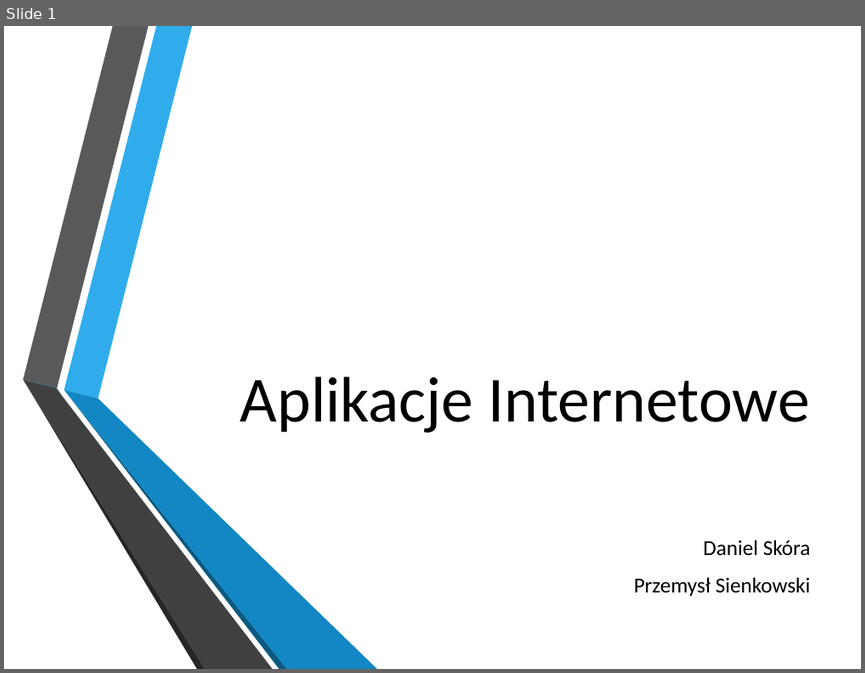
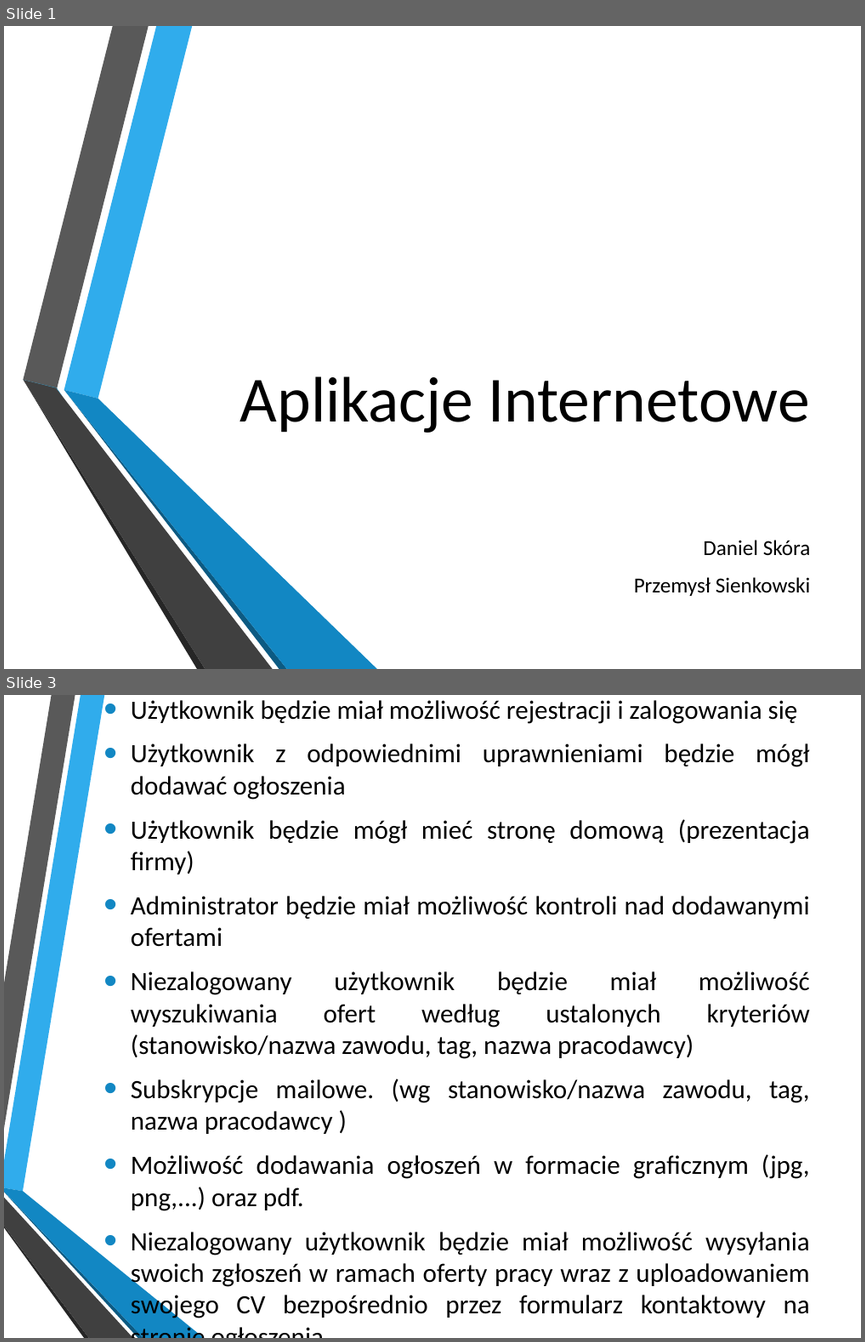
Before and after one commit to psienko/job_finder, a slide deck: prezentacja-AI.pptx. Shown one above the other, each under a label of ours: slide 1 before the commit, slides 1 and 3 after it; the slides between them are not shown. The pictures are 865x673 and 865x1342 pixels, drawn with LibreOffice and Linux fonts; fonts in the diff are those of the drawing; background and template pictures are left out. Boxes give left, top, right and bottom in pixels: in the first picture for what was removed or moved away, otherwise in the second. Text is boxed around its words. In the diff, an @@ line names an element or a change of style, - is before the commit and + after.

```diff
--- a/prezentacja-AI.pptx
+++ b/prezentacja-AI.pptx
@@ slide 3 added at box(4, 695, 861, 1338), background picture (left out) @@
@@ text added at box(131, 700, 810, 1320), 24.5 pt, text #000000 @@
+Wymagania:
+• Użytkownik będzie miał możliwość rejestracji i zalogowania się
+• Użytkownik z odpowiednimi uprawnieniami będzie mógł dodawać ogłoszenia
+• Użytkownik będzie mógł mieć stronę domową (prezentacja firmy)
+• Administrator będzie miał możliwość kontroli nad dodawanymi ofertami
+• Niezalogowany użytkownik będzie miał możliwość wyszukiwania ofert według ustalonych kryteriów (stanowisko/nazwa zawodu, tag, nazwa pracodawcy)
+• Subskrypcje mailowe. (wg stanowisko/nazwa zawodu, tag, nazwa pracodawcy )
+• Możliwość dodawania ogłoszeń w formacie graficznym (jpg, png,...) oraz pdf.
+• Niezalogowany użytkownik będzie miał możliwość wysyłania swoich zgłoszeń w ramach oferty pracy wraz z uploadowaniem swojego CV bezpośrednio przez formularz kontaktowy na stronie ogłoszenia
@@ group added at box(4, 695, 204, 1338): 6 freeform shapes @@
```
Also in this commit, not shown: 1 slide changed, 5 other slides added.
